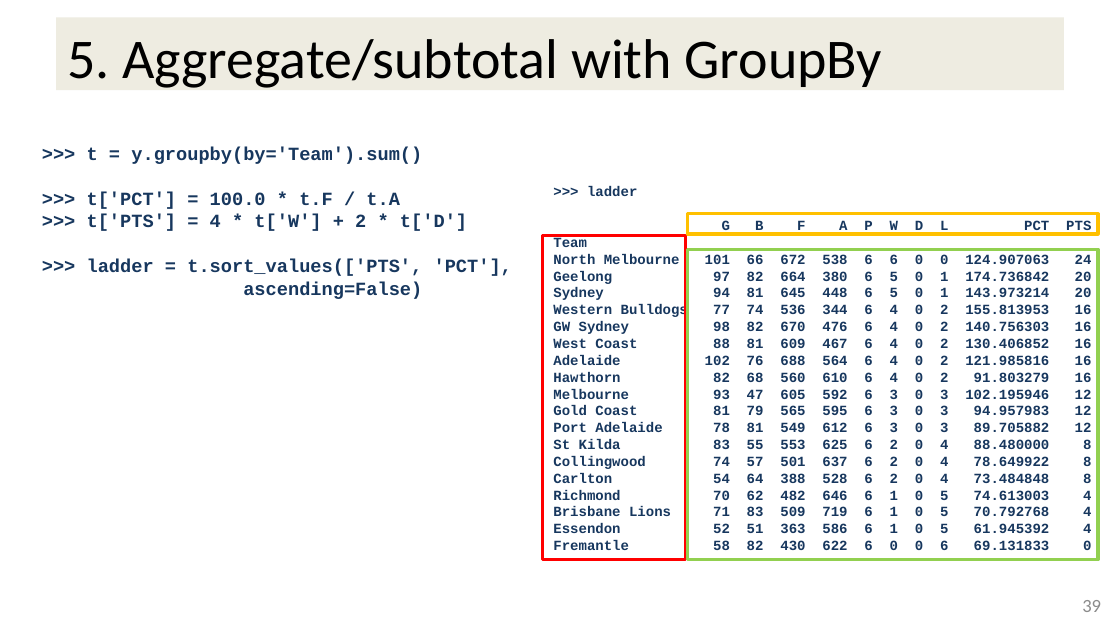
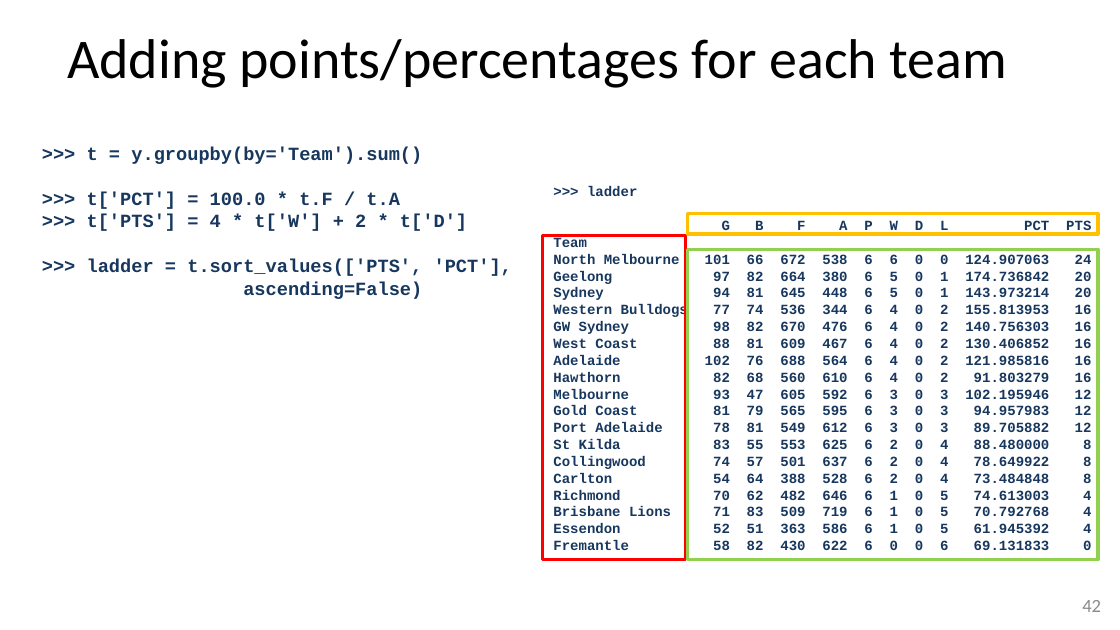
Before and after one commit to stevesimmons/PyDataDC2016-PandasFromTheInside, a slide deck: slide 43 of pfi.pptx (slide 40 before the commit). Drawn at 1120x630 pixels with LibreOffice and Linux fonts; fonts in the diff are those of the drawing. Boxes give left, top, right and bottom in pixels: in the first picture for what was removed or moved away, otherwise in the second. Text is boxed around its words. In the diff, an @@ line names an element or a change of style, - is before the commit and + after.

```diff
--- a/pfi.pptx
+++ b/pfi.pptx
@@ title "Adding points/percentages for each team": place and size @@
-title "Adding points/percentages for each team" at <box>56,17,1064,90</box>
+title "Adding points/percentages for each team" at <box>67,39,1007,88</box>
@@ title "Adding points/percentages for each team" at <box>67,39,1007,88</box>: fill #EEECE1 to none @@
@@ title at <box>67,39,1007,88</box>: text changed @@
-5. Aggregate/subtotal with GroupBy
+Adding points/percentages for each team
@@ page number at <box>1082,600,1101,612</box>: text changed @@
-39
+42
```
Also in this commit, not shown: 1 other slide changed, 1 slide added, 2 other files.
